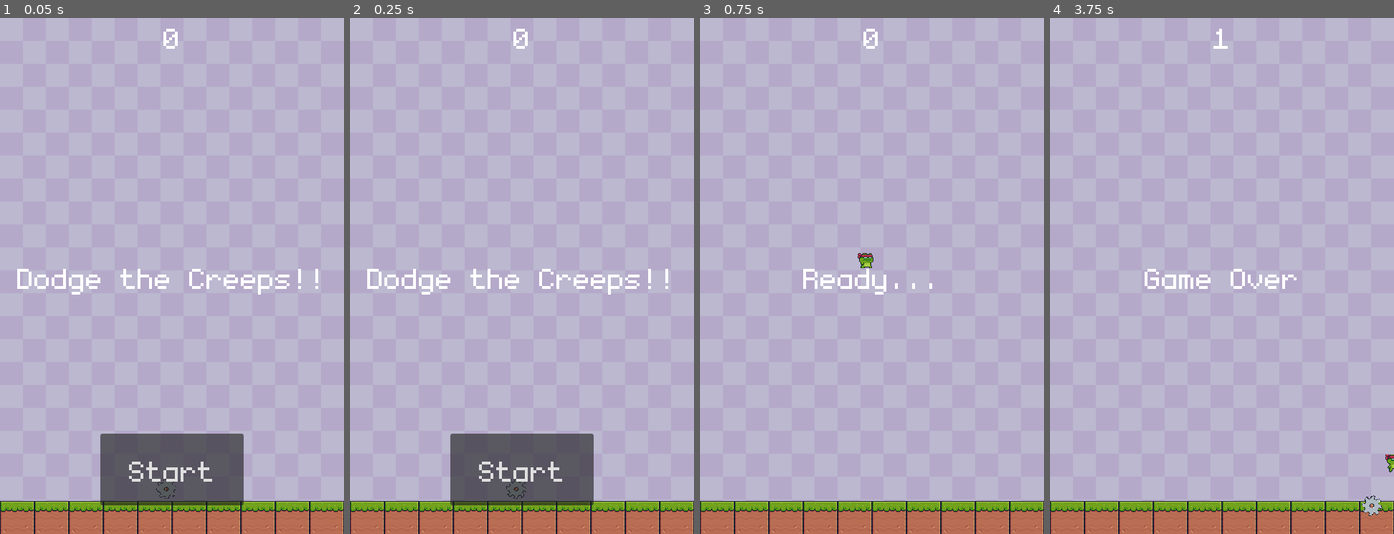
Above: before the commit, frames 1-4 (left to right).
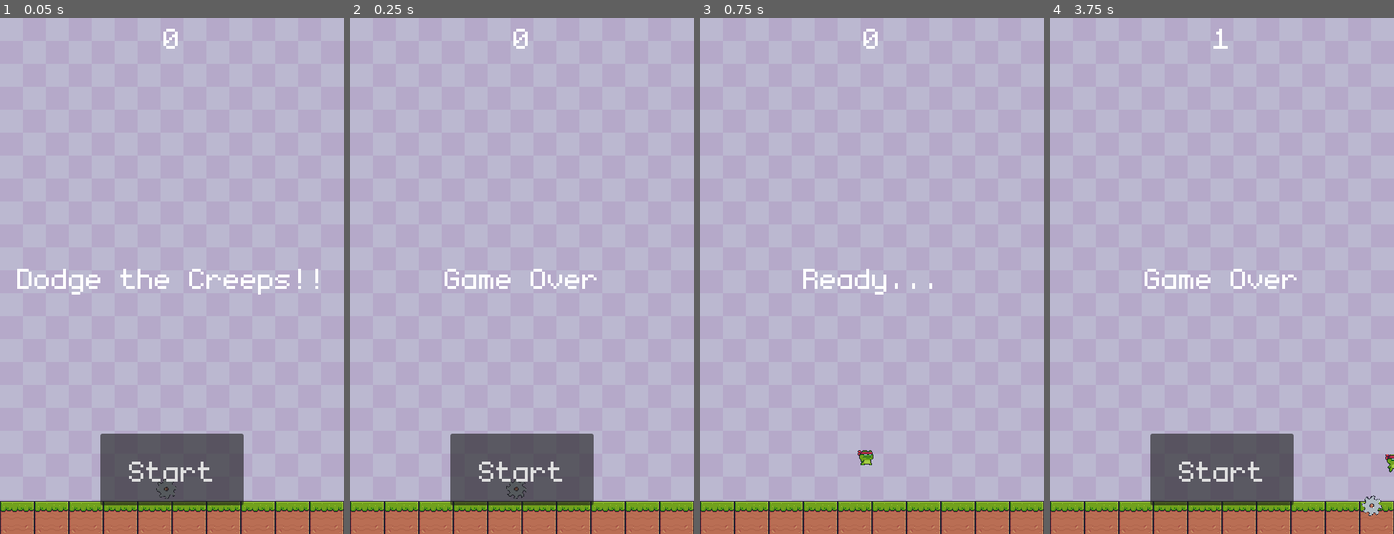
Above: after the commit, the same moments.

Repository: Imphalda/Simple-Godot-Project
Game: Godot game, scene res://main.tscn
Same seed, same stepped clock (60 frames per second), same inputs: the game is played once before the commit and once after it.
Inputs:
- Up to frame 1 (0.05 s): no input
- Up to frame 2 (0.25 s): no input
- Up to frame 3 (0.75 s): click "Start" at 0.5 s
- Up to frame 4 (3.75 s): hold Right (move_right) 1.28-2.03 s; hold Left (move_left) 2.03-2.78 s; hold Right (move_right) 2.78-3.53 s; hold Up (move_up) from 3.53 s (still down)

Frame 1 is identical in both runs. In frame 2, 1.3% of the frame differs, in the area x 5-93%, y 48-54%; in frame 3, 0.2%; in frame 4, 5.7%, in the area x 29-71%, y 80-95%.

Commit message:
Update player.gd

Diff:
--- a/player.gd
+++ b/player.gd
@@ -17,7 +17,7 @@
 
 	#Gravity
 	if !on_floor:
-		velocity += Vector2.DOWN * speed * delta
+		velocity += Vector2.DOWN * speed * delta * 10
 
 	"""
 	if Input.is_action_pressed("move_right"):
@@ -30,12 +30,12 @@
 		$AnimatedSprite2D.animation = "up"
 
 	if Input.is_action_pressed("move_left"):
-		velocity.x -= speed
+		velocity.x -= speed/20
 		if !velocity.y:
 			$AnimatedSprite2D.animation = "walk"
 
 	if Input.is_action_pressed("move_right"):
-		velocity.x += speed
+		velocity.x += speed/20
 		if !velocity.y:
 			$AnimatedSprite2D.animation = "walk"
 
